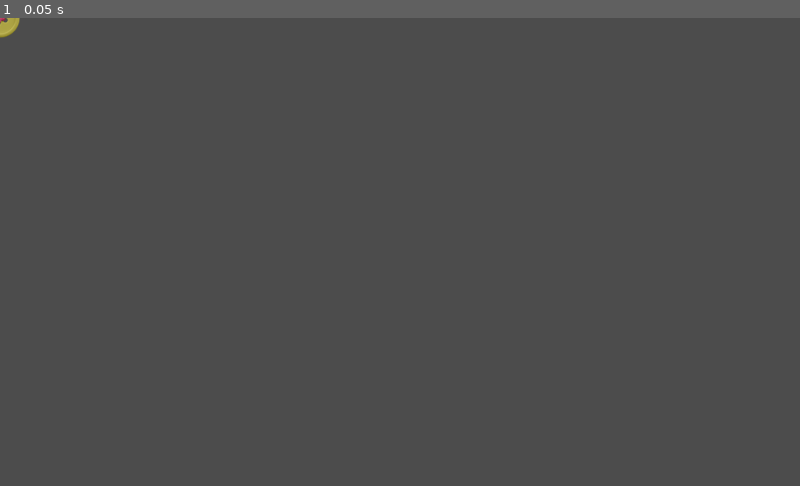
Above: before the commit, frame 1.
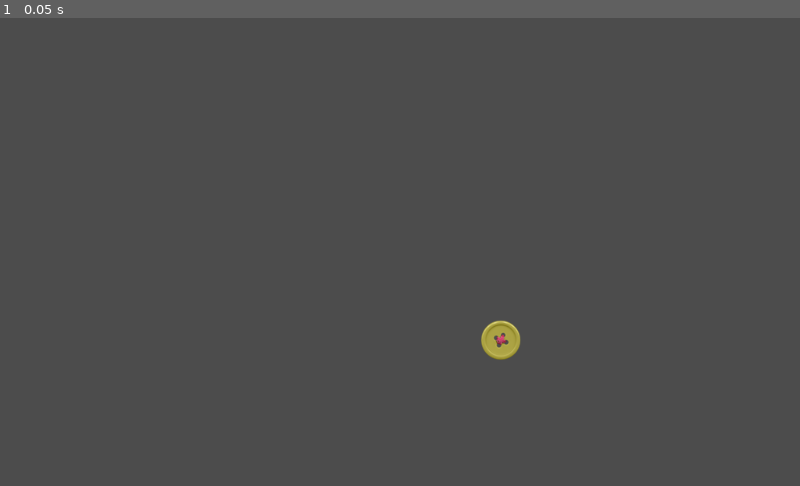
Above: after the commit, the same moment.

Repository: iabadie/The-maze
Game: Godot game, scene res://scenes/Components/Analogic_Button/AnaligicButton.tscn
Same seed, same stepped clock (60 frames per second), same inputs: the game is played once before the commit and once after it. The project has no main scene, so this scene is started directly.
Inputs:
- Up to frame 1 (0.05 s): no input

The runs differ from the first frame. In frame 1, 0.4% of the frame differs, in the area x 0-65%, y 0-74%.

Commit message:
Added projected vector

Diff:
--- a/project.godot
+++ b/project.godot
@@ -13,6 +13,11 @@
 config/name="The Maze"
 config/icon="res://icon.png"
 
+[input]
+
+touch=[ Object(InputEventMouseButton,"resource_local_to_scene":false,"resource_name":"","device":0,"alt":false,"shift":false,"control":false,"meta":false,"command":false,"button_mask":0,"position":Vector2( 0, 0 ),"global_position":Vector2( 0, 0 ),"factor":1.0,"button_index":1,"pressed":false,"doubleclick":false,"script":null)
+ ]
+
 [rendering]
 
 environment/default_environment="res://default_env.tres"
--- a/scenes/Components/Analogic_Button/AnaligicButton.tscn
+++ b/scenes/Components/Analogic_Button/AnaligicButton.tscn
@@ -10,6 +10,7 @@
 
 [node name="Analogic" type="Node2D" index="0"]
 
+position = Vector2( 641, 413 )
 script = ExtResource( 1 )
 _sections_unfolded = [ "Material", "Transform", "Visibility", "Z Index" ]
 __meta__ = {
--- a/scenes/Components/Analogic_Button/AnalogicButton.gd
+++ b/scenes/Components/Analogic_Button/AnalogicButton.gd
@@ -13,8 +13,23 @@
 			# distancia sea de max_ration_length
 			var new_position = get_local_mouse_position().clamped(max_ration_length)
 			$boton.position = new_position
+
+			var positionLength = new_position.length();
+			var directionatedVector = null;
+
+			var angle = new_position.angle();
+			if angle <= 1.5 || angle >= 0.5:
+				directionatedVector= Vector2(0, positionLength);
+			elif angle <= -1.5 || angle >= 1.5:
+				directionatedVector = Vector2(-positionLength, 0);
+			elif angle >= -1.5 || angle <= -0.5:
+				directionatedVector = Vector2(0, -positionLength);
+			elif angle >= -0.5 || angle <= 0.5:
+				directionatedVector = Vector2(positionLength, 0);
+
 			# Emite una señal enviando la nueva posición ( clampeada ) para ser utilizada luego por el personaje
-			emit_signal("get_motion", new_position)
+			# Ademas envía el vector proyectado al eje correspondiente dependiendod el angulo del mismo (arriba, abajo, izquierda, derecha)
+			emit_signal("get_motion", new_position, directionatedVector);
 	elif $boton.position != $center.position:
 		# Si no esta presionado y el botón no está centrado, lo centra
 		$boton.position = $center.position
